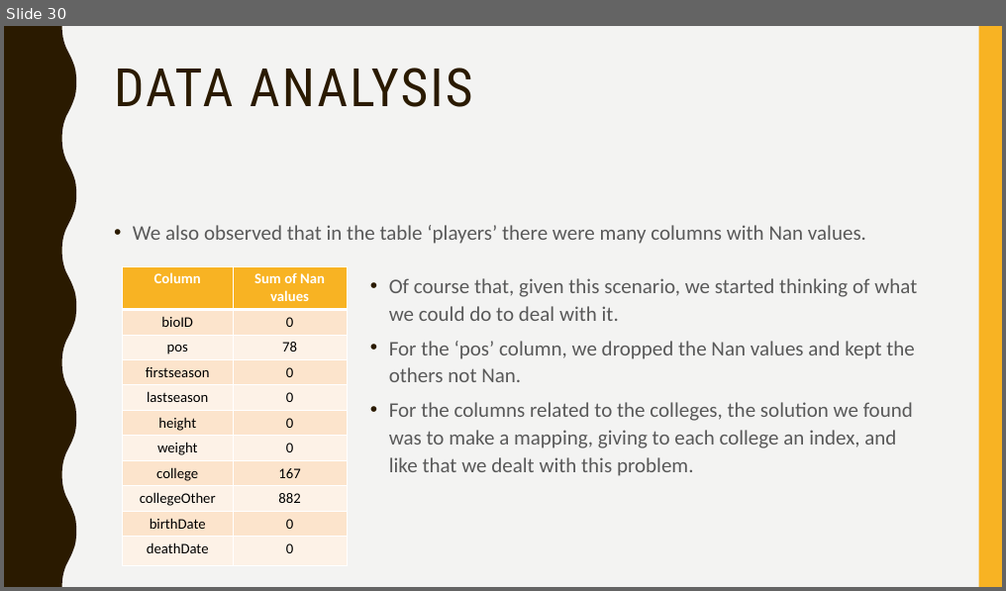
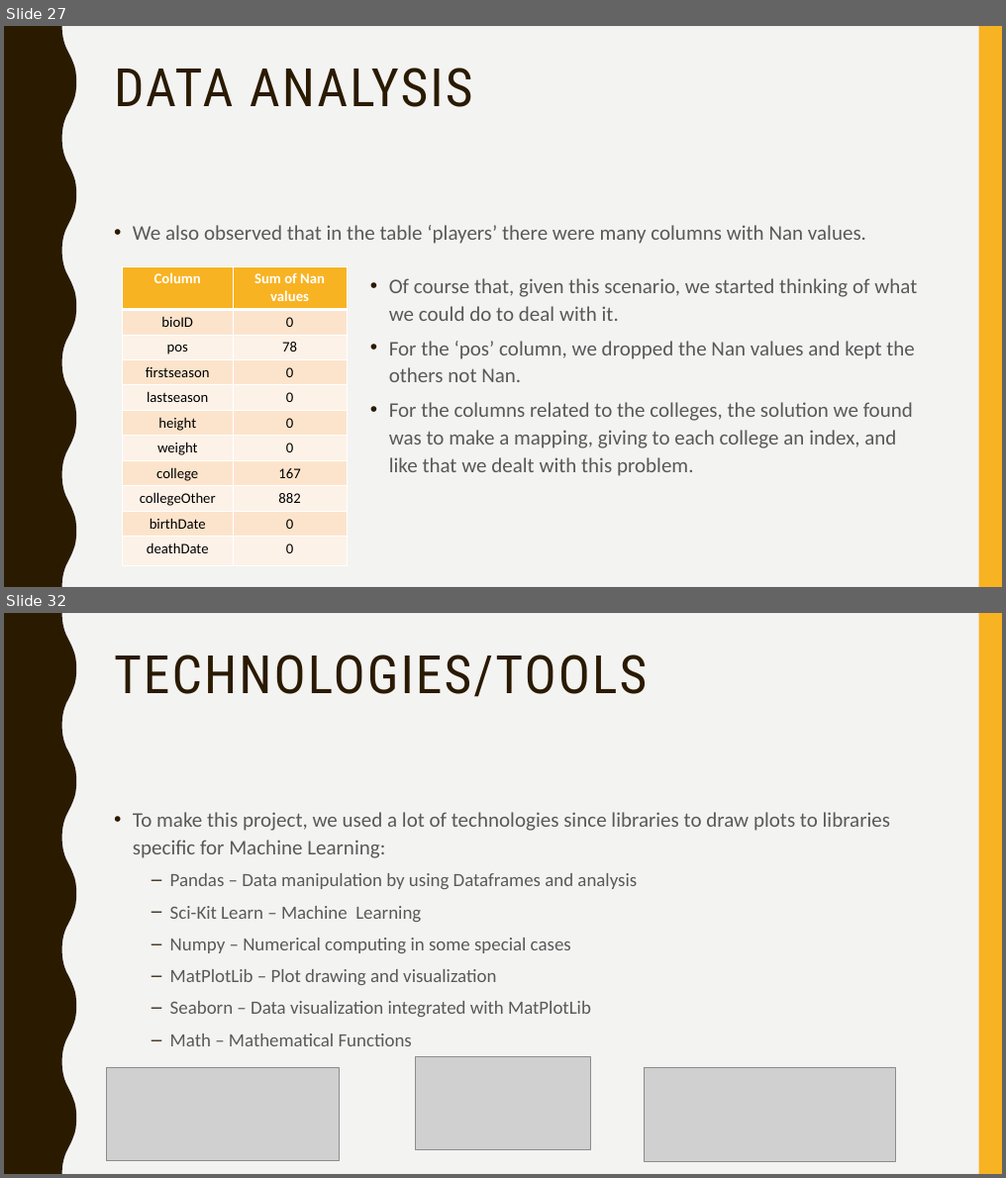
Before and after one commit to afs202005277/AC, a slide deck: ppt projeto.pptx. Shown one above the other, each under a label of ours: slide 30 before the commit, slides 27 and 32 after it; the slides between them are not shown. The pictures are 1006x591 and 1006x1178 pixels, drawn with LibreOffice and Linux fonts; fonts in the diff are those of the drawing; grey boxes stand for pictures. Boxes give left, top, right and bottom in pixels: in the first picture for what was removed or moved away, otherwise in the second. Text is boxed around its words. In the diff, an @@ line names an element or a change of style, - is before the commit and + after.

```diff
--- a/ppt projeto.pptx
+++ b/ppt projeto.pptx
@@ slide 32 added at [4,613,1002,1174], background #F3F3F2; not listed: 2 template elements that a slide beside it also shows @@
@@ title added at [114,655,647,697], 51 pt, text #2A1A00 @@
+TECHNOLOGIES/TOOLS
@@ text added at [133,812,890,1047], 18 pt, text #595959 @@
+• To make this project, we used a lot of technologies since libraries to draw plots to libraries specific for Machine Learning:
+  – Pandas – Data manipulation by using Dataframes and analysis
+  – Sci-Kit Learn – Machine Learning
+  – Numpy – Numerical computing in some special cases
+  – MatPlotLib – Plot drawing and visualization
+  – Seaborn – Data visualization integrated with MatPlotLib
+  – Math – Mathematical Functions
@@ picture added at [416,1057,590,1151] @@
@@ picture added at [107,1067,340,1161] @@
@@ picture added at [644,1067,896,1161] @@
@@ what was slide 30 is now slide 27 @@
```
Also in this commit, not shown: 3 slides changed, 5 other slides added, 13 slides removed.
